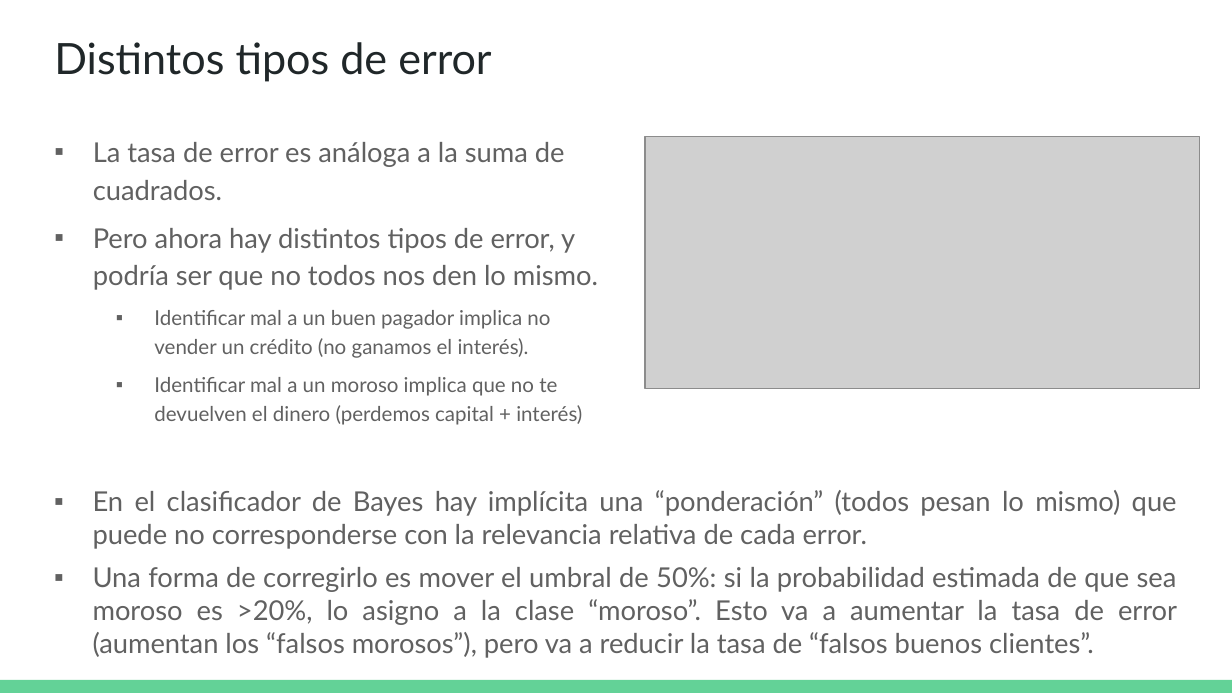
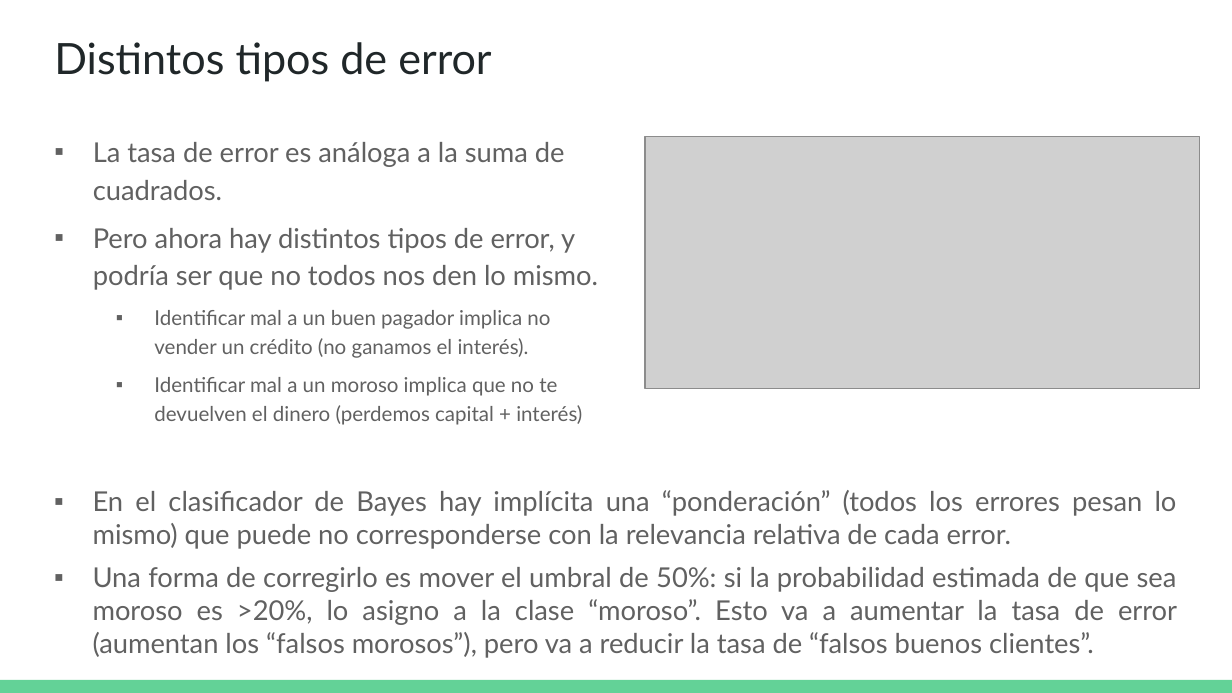
Before and after one commit to DCSCyHD/2023_modulo_3, a slide deck: slide 17 of clase4/teorica_4.pptx. Drawn at 1232x693 pixels with LibreOffice and Linux fonts; fonts in the diff are those of the drawing; grey boxes stand for pictures. Boxes give left, top, right and bottom in pixels: in the first picture for what was removed or moved away, otherwise in the second. Text is boxed around its words. In the diff, an @@ line names an element or a change of style, - is before the commit and + after.

```diff
--- a/clase4/teorica_4.pptx
+++ b/clase4/teorica_4.pptx
@@ text at (93,490,1177,549): text changed @@
-▪ En el clasificador de Bayes hay implícita una “ponderación” (todos pesan lo mismo) que puede no corresponderse con la relevancia relativa de cada error.
+▪ En el clasificador de Bayes hay implícita una “ponderación” (todos los errores pesan lo mismo) que puede no corresponderse con la relevancia relativa de cada error.
```
Also in this commit, not shown: 5 other slides changed.
